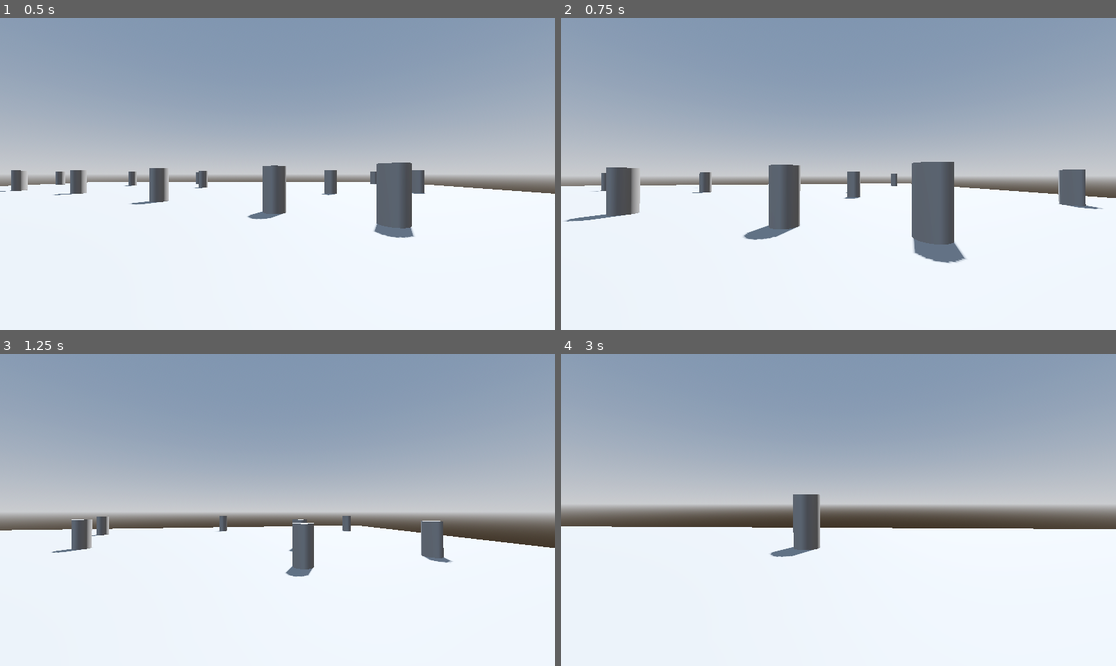
Above: before the commit, frames 1-4 (two rows, left to right).
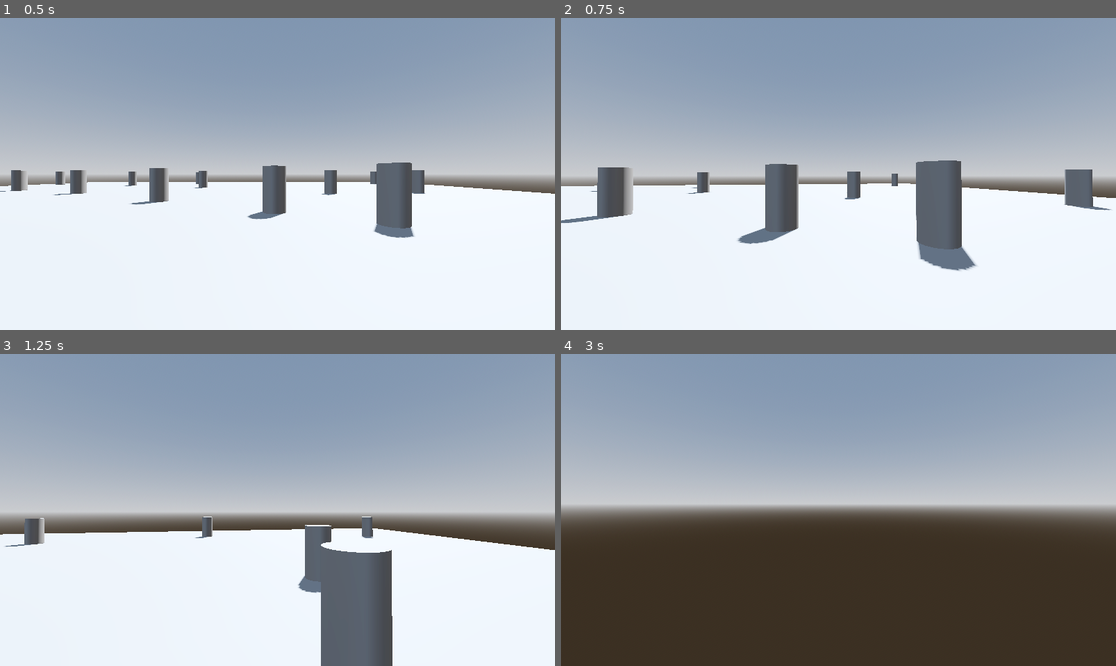
Above: after the commit, the same moments.

Repository: ao-rodrigues/simple-fpp
Game: Godot game, scene res://sandbox.tscn
The game is run twice, just before and just after one commit, with the same random seed, the same clock (stepped at 60 frames per second) and the same inputs.
Inputs (mouse positions are in pixels of both pictures, inside the frame that each line leads up to):
- Up to frame 1 (0.5 s): no input
- Up to frame 2 (0.75 s): tap Enter at 0.5 s; move the mouse to (866, 174) at 0.52 s; hold W (move_forward) from 0.53 s (still down); hold Shift (sprint) from 0.53 s (still down)
- Up to frame 3 (1.25 s): keep holding W (move_forward); keep holding Shift (sprint); tap Space (jump) at 0.77 s
- Up to frame 4 (3 s): keep holding W (move_forward); move the mouse to (810, 510) at 1.27 s; release Shift (sprint) at 1.28 s; click (810, 510) at 1.35 s; tap Space (jump) at 1.52 s; tap Shift (sprint) at 1.55, 2.85 s; move the mouse to (849, 503) at 2.02 s; hold Shift (sprint) 2.03-2.78 s; move the mouse to (832, 516) at 2.77 s

Frame 1 is identical in both runs. In frame 2, 2.6% of the frame differs, in the area x 0-100%, y 45-82%; in frame 3, 8.0%; in frame 4, 45%, in the area x 0-100%, y 44-100%.

Commit message:
Tweak default sprint modifier

Diff:
--- a/player.gd
+++ b/player.gd
@@ -5,7 +5,7 @@
 
 @export_range(1, 35, 1) var base_speed: float = 10
 @export_range(10, 400, 1) var acceleration: float = 100
-@export var sprint_multiplier: float = 1.3
+@export_range(1, 10, 0.1) var sprint_multiplier: float = 2.5
 @export_range(0.1, 3, 0.1) var jump_height: float = 1
 
 @export_range(0.1, 3.0, 0.1, "or_greater") var camera_sensitivity: float = 1
